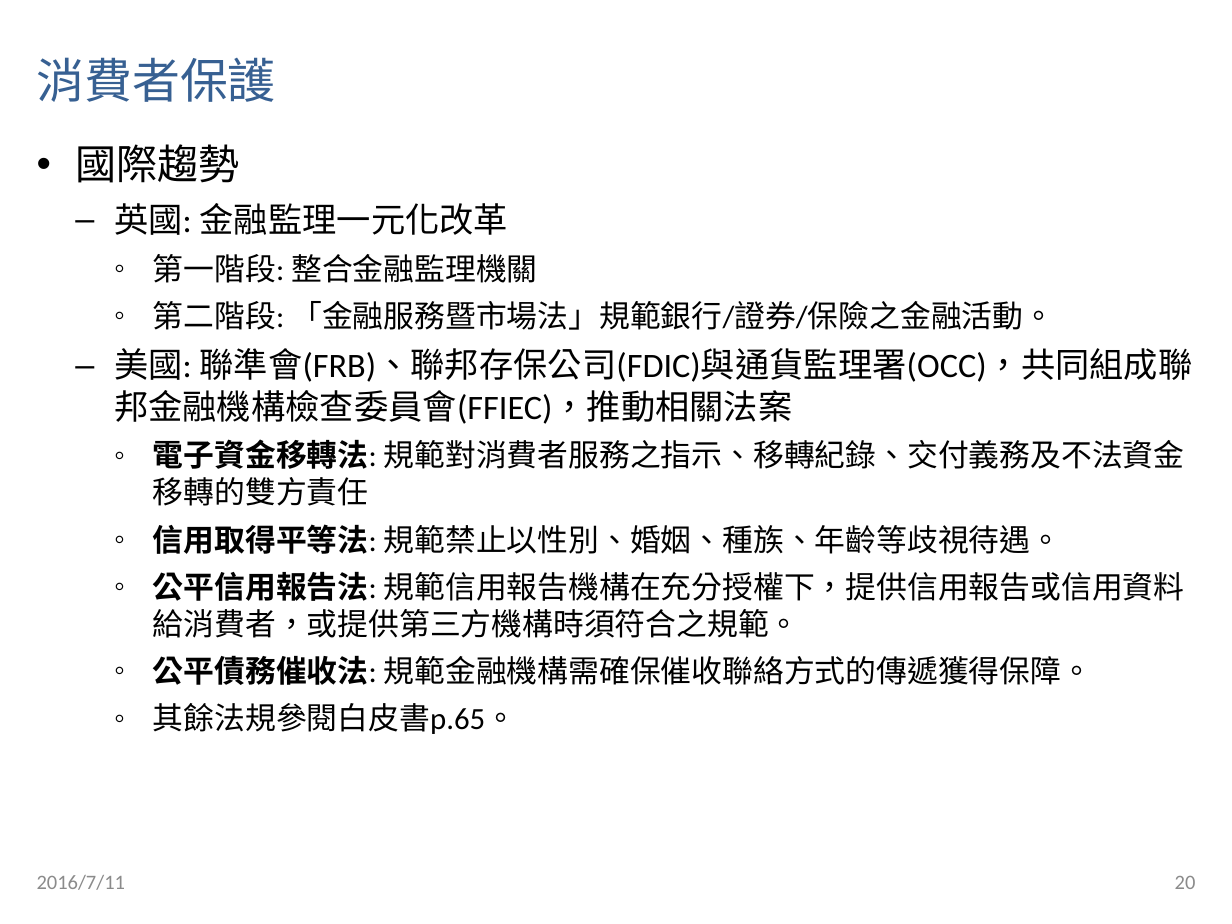
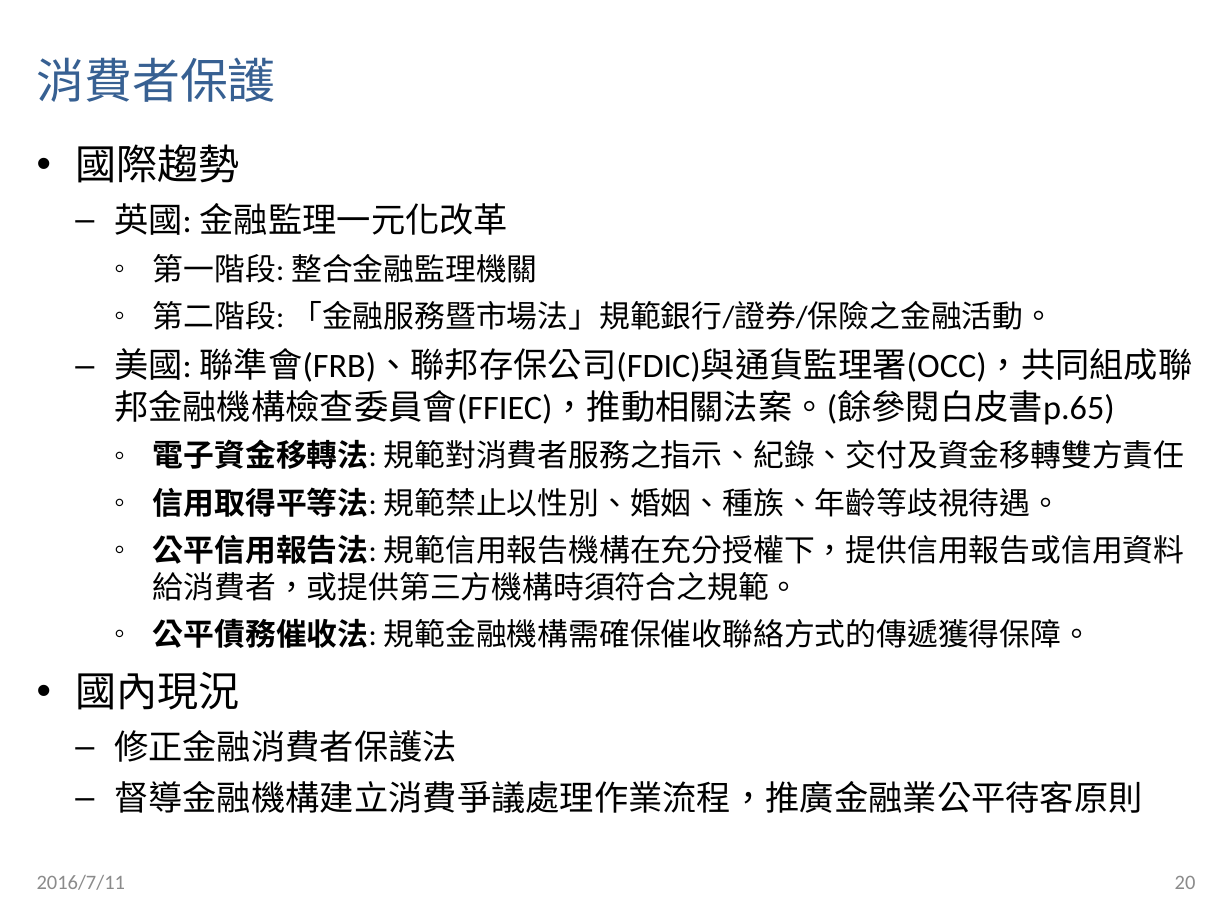
Before and after one commit to CpOuyang/custom, a slide deck: slide 20 of 20160712 - 金融科技白皮書(部會).pptx. Drawn at 1232x924 pixels with LibreOffice and Linux fonts; fonts in the diff are those of the drawing. Boxes give left, top, right and bottom in pixels: in the first picture for what was removed or moved away, otherwise in the second. Text is boxed around its words. In the diff, an @@ line names an element or a change of style, - is before the commit and + after.

```diff
--- a/20160712 - 金融科技白皮書(部會).pptx
+++ b/20160712 - 金融科技白皮書(部會).pptx
@@ text at [114, 348, 1193, 469]: text changed @@
-  – 美國: 聯準會(FRB)、聯邦存保公司(FDIC)與通貨監理署(OCC)，共同組成聯邦金融機構檢查委員會(FFIEC)，推動相關法案
-    ◦ 電子資金移轉法: 規範對消費者服務之指示、移轉紀錄、交付義務及不法資金移轉的雙方責任
+  – 美國: 聯準會(FRB)、聯邦存保公司(FDIC)與通貨監理署(OCC)，共同組成聯邦金融機構檢查委員會(FFIEC)，推動相關法案。(餘參閱白皮書p.65)
+    ◦ 電子資金移轉法: 規範對消費者服務之指示、紀錄、交付及資金移轉雙方責任
@@ text at [75, 672, 1143, 813]: text changed; size 18 to 20 pt @@
-    ◦ 其餘法規參閱白皮書p.65。
+• 國內現況
+  – 修正金融消費者保護法
+  – 督導金融機構建立消費爭議處理作業流程，推廣金融業公平待客原則
```
Also in this commit, not shown: 2 other slides changed, 2 slides added, 3 slides removed.
